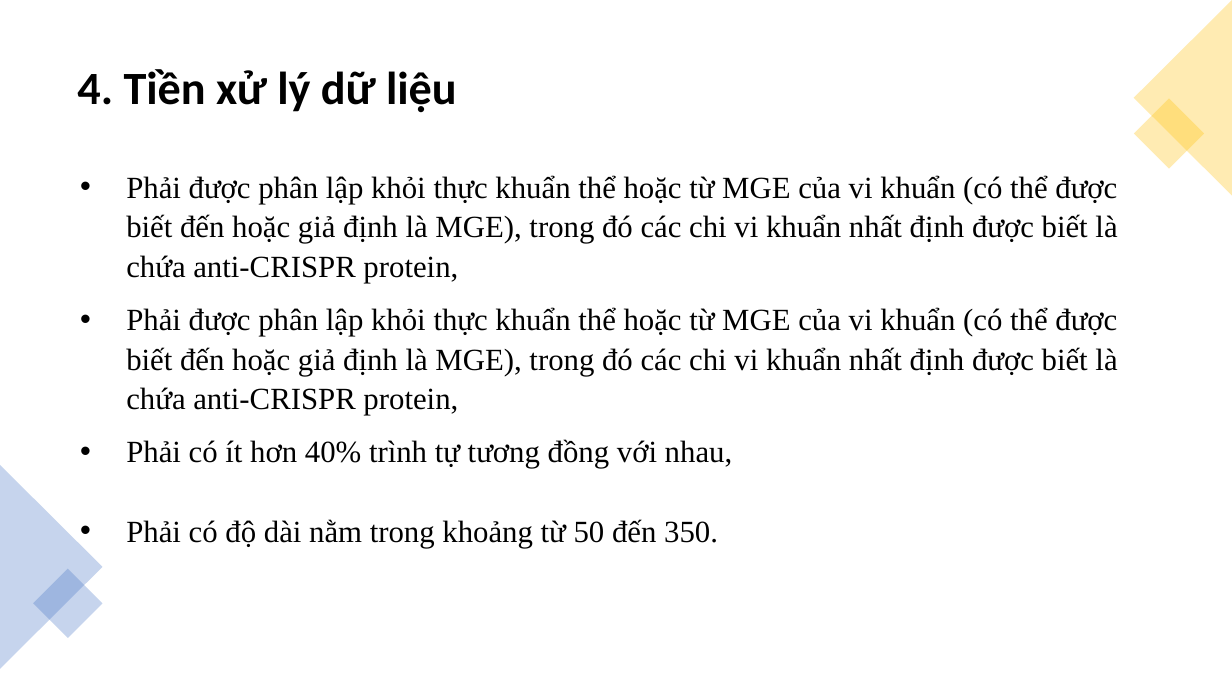
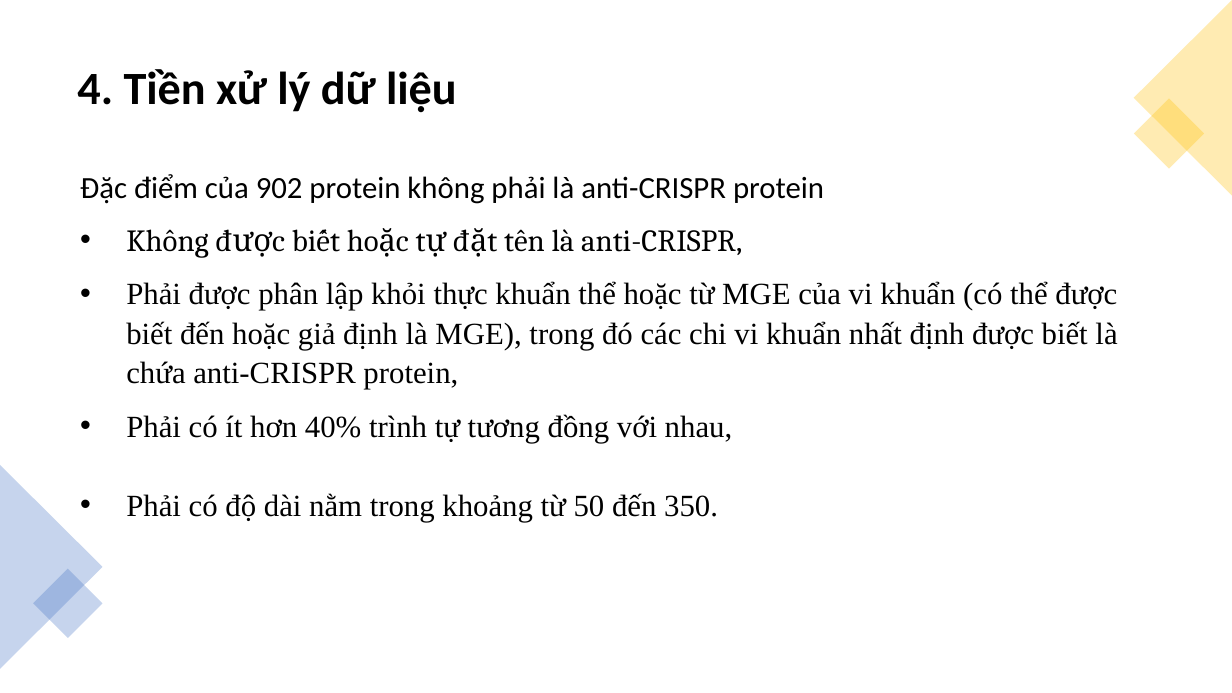
Before and after one commit to dungnguyenhuu/Bioinformatics, a slide deck: slide 6 of Documents/TSH_Slide.pptx. Drawn at 1232x693 pixels with LibreOffice and Linux fonts; fonts in the diff are those of the drawing. Boxes give left, top, right and bottom in pixels: in the first picture for what was removed or moved away, otherwise in the second. Text is boxed around its words. In the diff, an @@ line names an element or a change of style, - is before the commit and + after.

Commit message:
edit slide

```diff
--- a/Documents/TSH_Slide.pptx
+++ b/Documents/TSH_Slide.pptx
@@ text at [80,174,824,258]: text changed; font Times New Roman to Calibri @@
-• Phải được phân lập khỏi thực khuẩn thể hoặc từ MGE của vi khuẩn (có thể được biết đến hoặc giả định là MGE), trong đó các chi vi khuẩn nhất định được biết là chứa anti-CRISPR protein,
+Đặc điểm của 902 protein không phải là anti-CRISPR protein
+• Không được biết hoặc tự đặt tên là anti-CRISPR,
```
